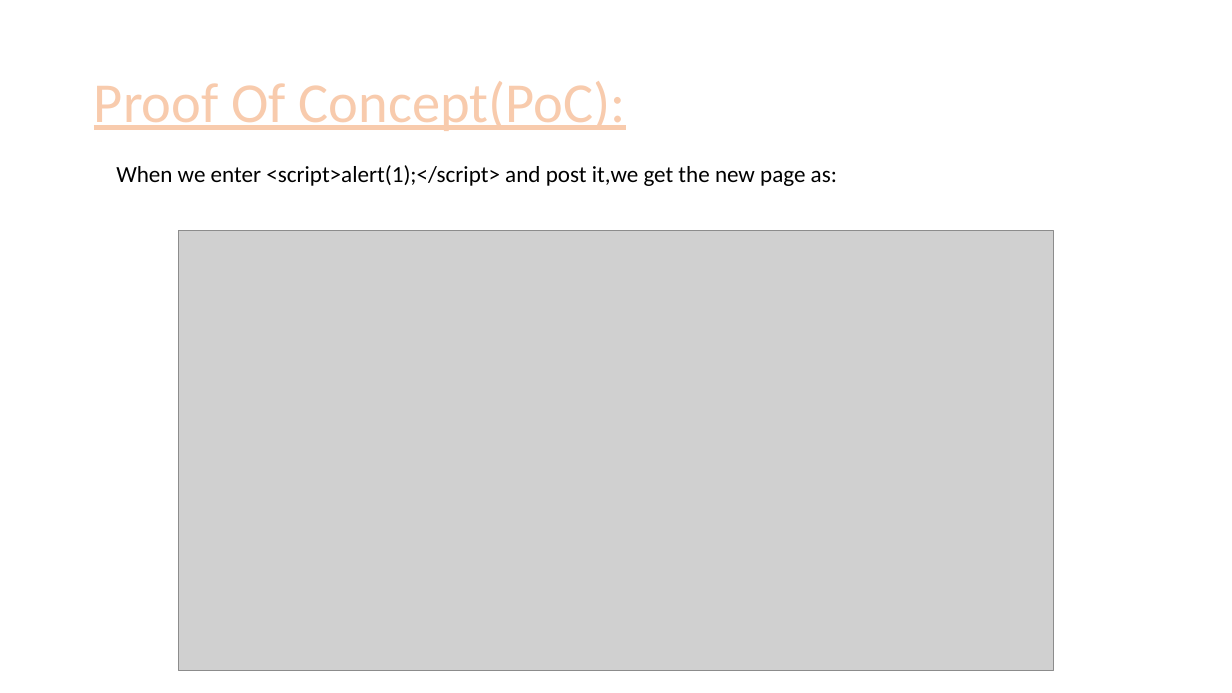
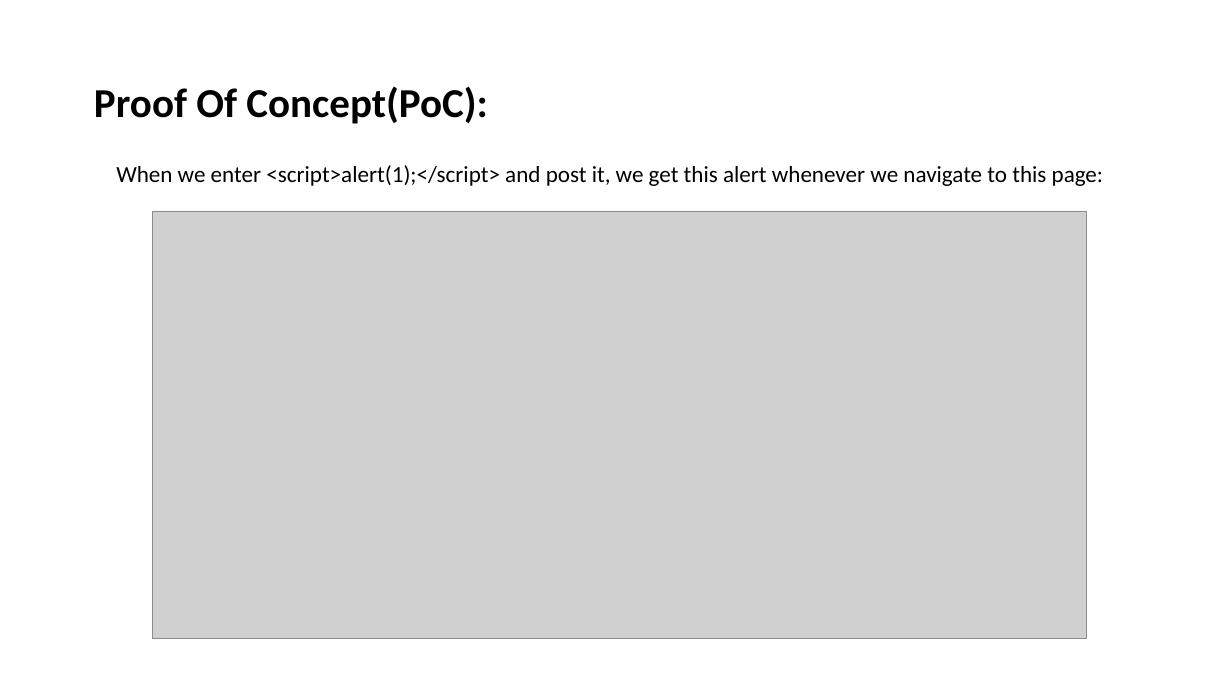
Before and after one commit to RocktimRajkumar/CEH-hack-a-thon, a slide deck: slide 40 of reports/Lifestyle Store/LifeStyle Store Application Reports.pptx (slide 46 before the commit). Drawn at 1232x693 pixels with LibreOffice and Linux fonts; fonts in the diff are those of the drawing; grey boxes stand for pictures. Boxes give left, top, right and bottom in pixels: in the first picture for what was removed or moved away, otherwise in the second. Text is boxed around its words. In the diff, an @@ line names an element or a change of style, - is before the commit and + after.

Commit message:
reports: Cross Site Scripting ppt done

```diff
--- a/reports/Lifestyle Store/LifeStyle Store Application Reports.pptx
+++ b/reports/Lifestyle Store/LifeStyle Store Application Reports.pptx
@@ title "Proof Of Concept(PoC):" at box(94, 86, 488, 124): size 44 to 32 pt, text colour #F8CBAD to #000000, letter outline #ED7D31 1.75 pt to none, bold on, underline off @@
@@ text at box(116, 165, 1103, 186): text changed @@
-When we enter <script>alert(1);</script> and post it,we get the new page as:
+When we enter <script>alert(1);</script> and post it, we get this alert whenever we navigate to this page:
@@ picture: place and size @@
-picture at box(178, 231, 1054, 671)
+picture at box(152, 211, 1087, 639)
```
Also in this commit, not shown: 8 other slides changed.
